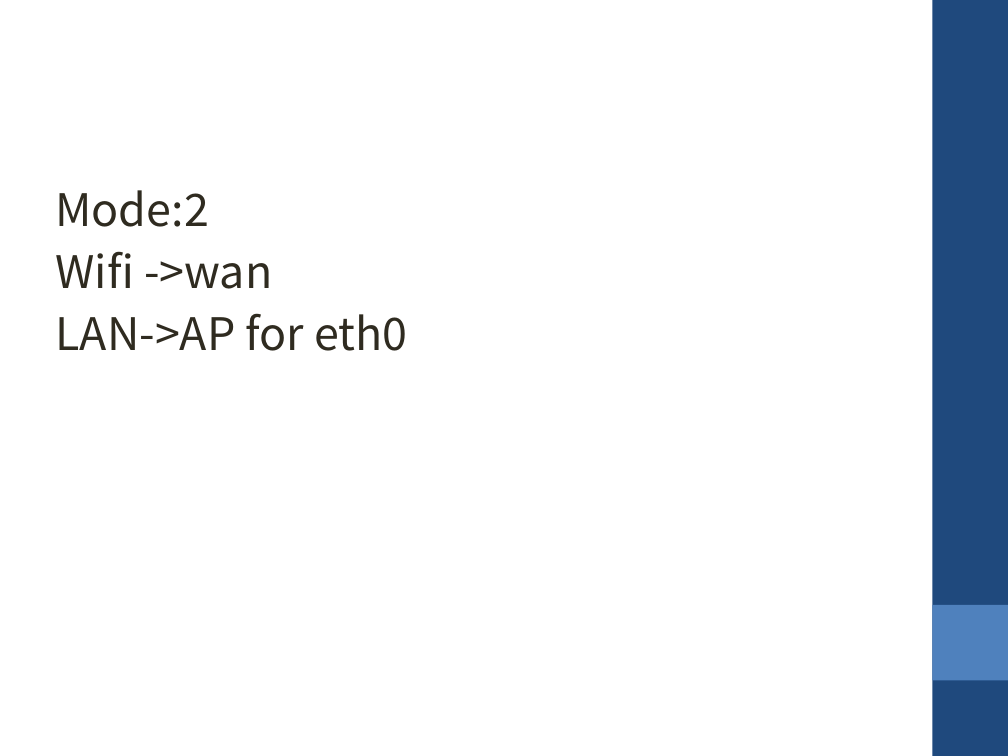
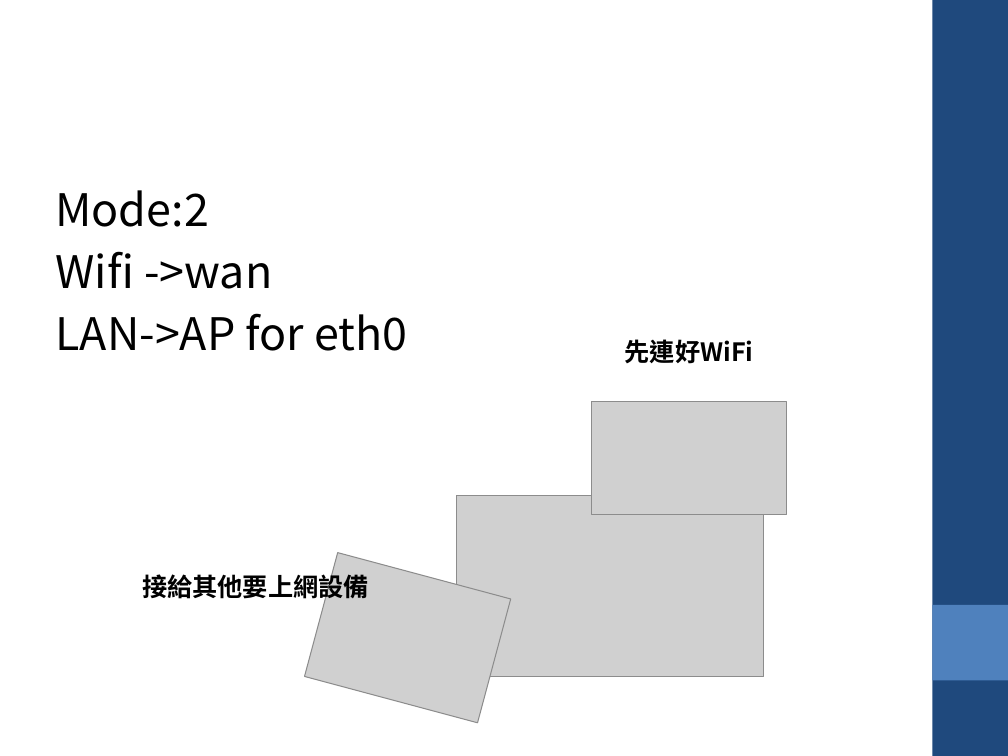
Before and after one commit to krnick/AP_MODE, a slide deck: slide 14 of 設定wifi ap_repeater.pptx. Drawn at 1008x756 pixels with LibreOffice and Linux fonts; fonts in the diff are those of the drawing; grey boxes stand for pictures. Boxes give left, top, right and bottom in pixels: in the first picture for what was removed or moved away, otherwise in the second. Text is boxed around its words. In the diff, an @@ line names an element or a change of style, - is before the commit and + after.

Commit message:
update ppt

```diff
--- a/設定wifi ap_repeater.pptx
+++ b/設定wifi ap_repeater.pptx
@@ text "Mode:2" at bbox=[55, 190, 407, 351]: text colour #2F2B20 to #000000 @@
@@ text added at bbox=[625, 339, 754, 364], 18 pt, text #000000, bold @@
+先連好WiFi
@@ picture added at bbox=[592, 402, 787, 515] @@
@@ picture added at bbox=[457, 496, 764, 676] @@
@@ picture added at bbox=[305, 553, 511, 723] @@
@@ text added at bbox=[142, 570, 369, 602], 18 pt, text #000000, bold @@
+接給其他要上網設備
```
Also in this commit, not shown: 17 other slides changed, 1 slide added.
